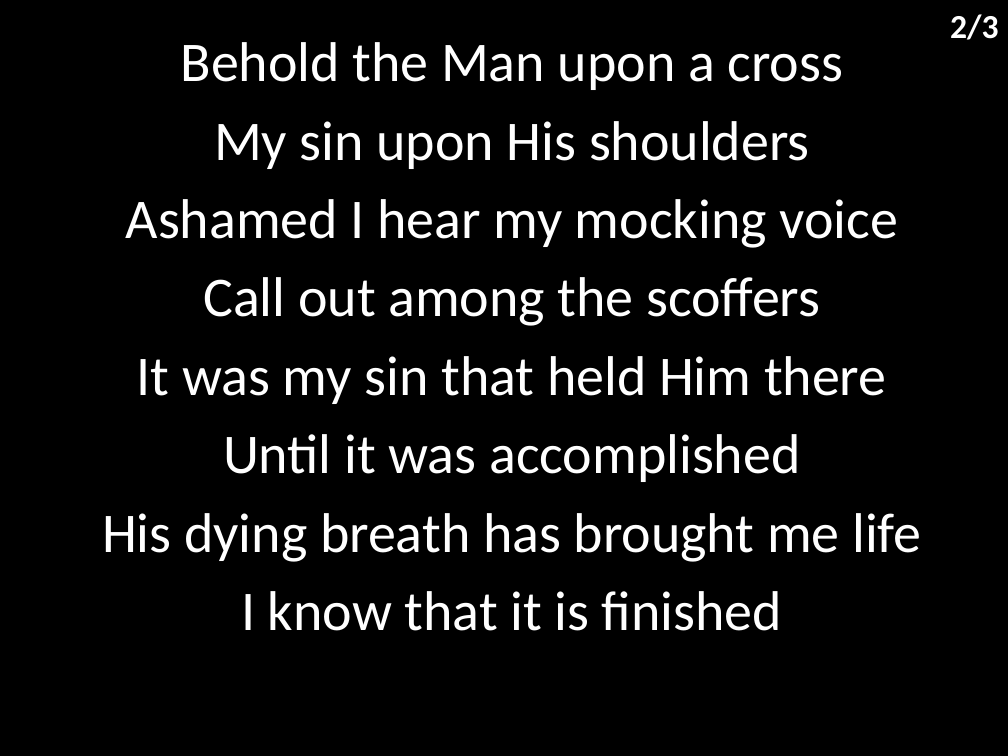
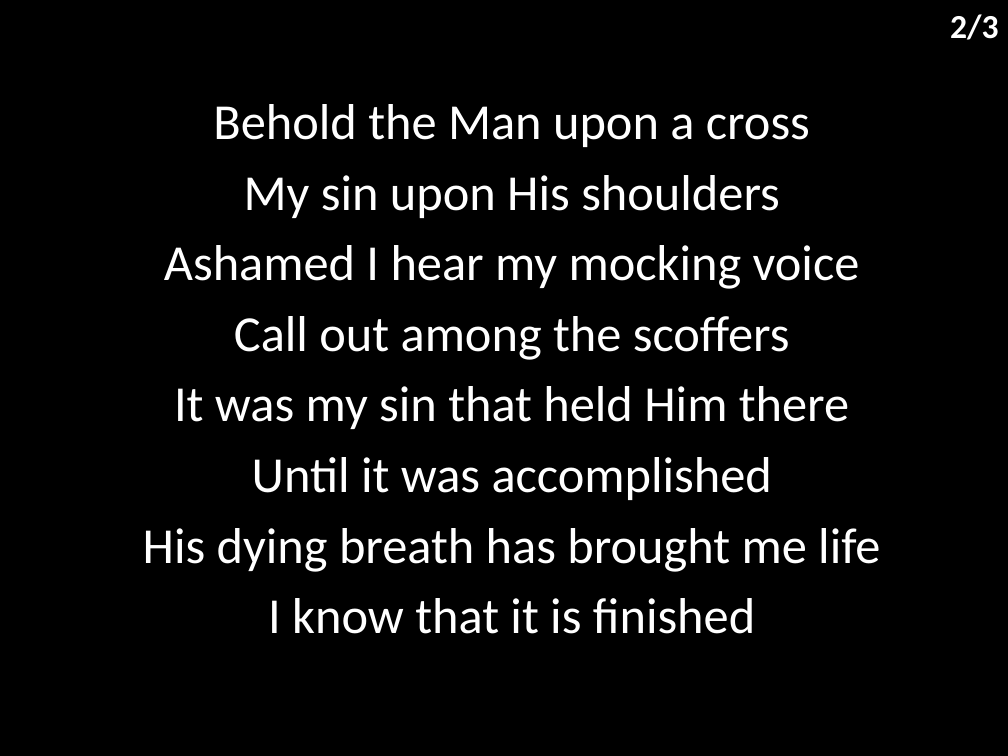
Before and after one commit to hoo-are-ya/worship, a slide deck: slide 3 of docs/songs/how deep the fathers love.pptx. Drawn at 1008x756 pixels with LibreOffice and Linux fonts; fonts in the diff are those of the drawing. Boxes give left, top, right and bottom in pixels: in the first picture for what was removed or moved away, otherwise in the second. Text is boxed around its words. In the diff, an @@ line names an element or a change of style, - is before the commit and + after.

```diff
--- a/docs/songs/how deep the fathers love.pptx
+++ b/docs/songs/how deep the fathers love.pptx
@@ subtitle "Behold the Man upon a ...": place and size @@
-subtitle "Behold the Man upon a ..." at (102, 42, 921, 631)
+subtitle "Behold the Man upon a ..." at (143, 104, 880, 634)
@@ subtitle "Behold the Man upon a ..." at (143, 104, 880, 634): size 40 to 36 pt @@
```
Also in this commit, not shown: 3 other slides changed, 4 other files.
